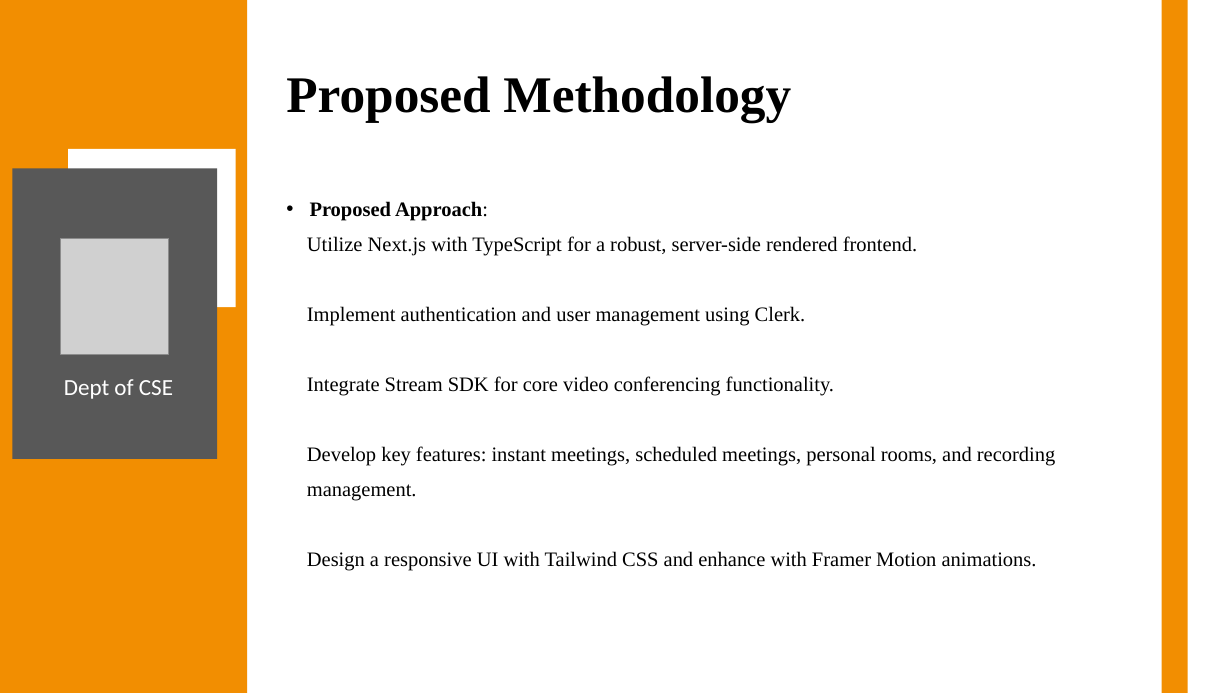
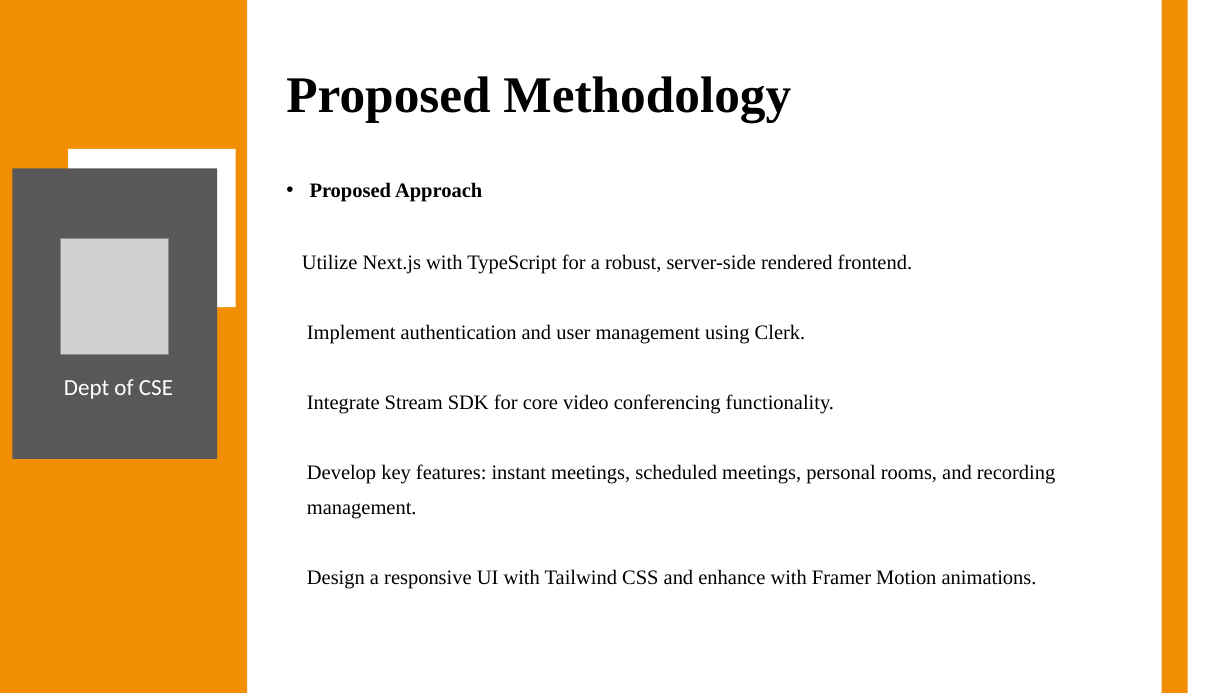
Before and after one commit to Anish202020/7th-Semester, a slide deck: slide 7 of Report & PPT/Project Work/Ppt/Callify Synopsis.pptx (slide 10 before the commit). Drawn at 1232x693 pixels with LibreOffice and Linux fonts; fonts in the diff are those of the drawing; grey boxes stand for pictures. Boxes give left, top, right and bottom in pixels: in the first picture for what was removed or moved away, otherwise in the second. Text is boxed around its words. In the diff, an @@ line names an element or a change of style, - is before the commit and + after.

```diff
--- a/Report & PPT/Project Work/Ppt/Callify Synopsis.pptx
+++ b/Report & PPT/Project Work/Ppt/Callify Synopsis.pptx
@@ text "Proposed Approach": place and size @@
-text "Proposed Approach" at [307, 201, 1055, 571]
+text "Proposed Approach" at [302, 182, 1055, 589]
@@ text at [310, 182, 482, 202]: text changed @@
-• Proposed Approach:
+• Proposed Approach
```
Also in this commit, not shown: 13 other slides changed, 5 slides removed.
